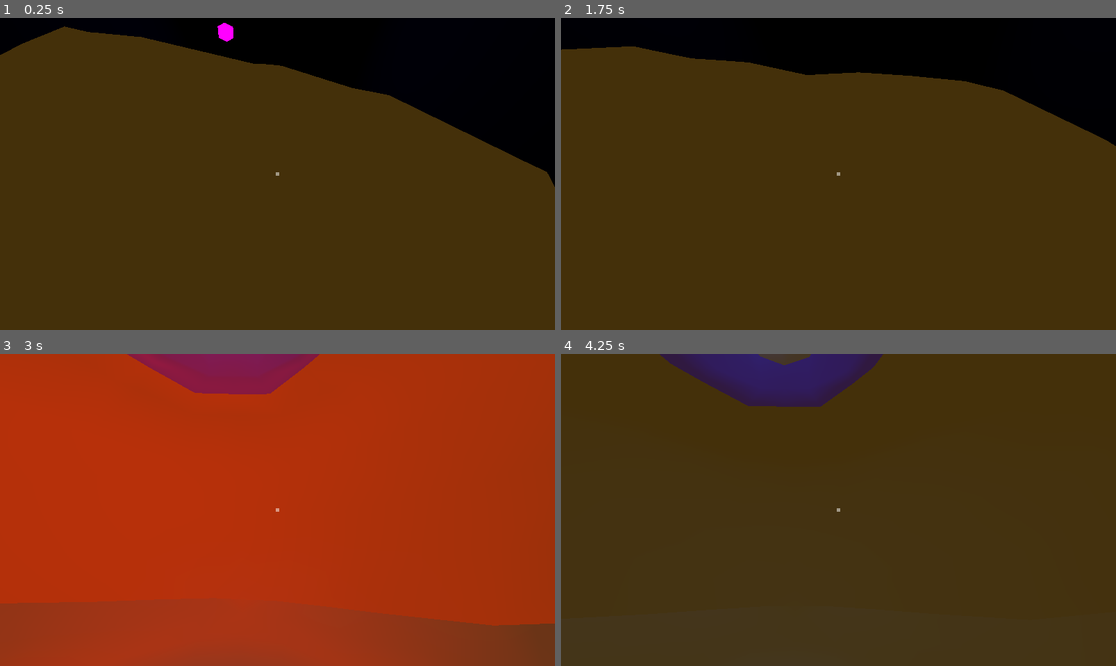
Above: before the commit, frames 1-4 (two rows, left to right).
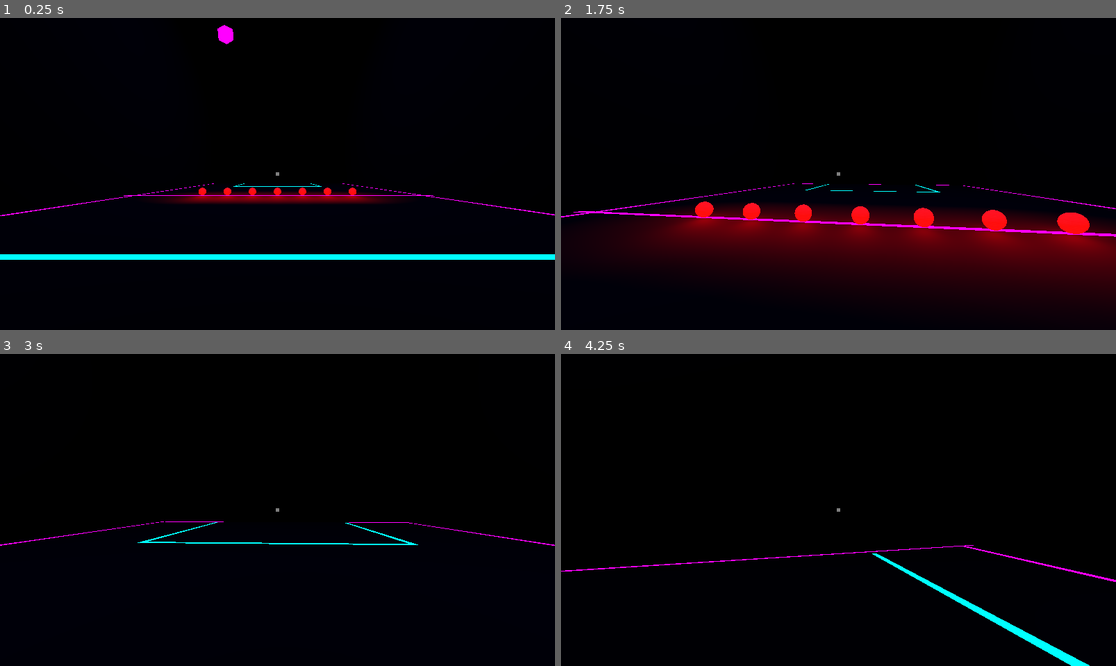
Above: after the commit, the same moments.

Repository: 548778-stack/dodge-ultimate
Game: Godot game, scene res://level_1.tscn
Two runs of this game, one before a commit and one after it. Both use one fixed random seed, a clock stepped at 60 frames per second and the inputs below.
Inputs (mouse positions are in pixels of both pictures, inside the frame that each line leads up to):
- Up to frame 1 (0.25 s): no input
- Up to frame 2 (1.75 s): move the mouse to (866, 174) at 0.52 s; hold W (move_forward) from 0.53 s (still down); tap Space (jump) at 0.6, 0.77, 1.07, 1.52, 1.55 s; move the mouse to (810, 174) at 1.27 s; click (810, 174) at 1.35 s
- Up to frame 3 (3 s): keep holding W (move_forward); tap Space (jump) at 1.82, 2.1 s; move the mouse to (288, 503) at 2.02 s; move the mouse to (271, 516) at 2.77 s; click (271, 516) at 2.85 s
- Up to frame 4 (4.25 s): keep holding W (move_forward); tap Space (jump) at 3.02, 3.05, 3.32, 3.6, 3.77, 4.07 s; move the mouse to (877, 513) at 3.52 s

The runs differ from the first frame. In frame 1, 80% of the frame differs, in the area x 0-100%, y 1-100%; in frame 2, 81%; in frame 3, 100%, in the area x 0-100%, y 0-100%; in frame 4, 100%.

Commit message:
making character model

Diff:
--- a/Player.tscn
+++ b/Player.tscn
@@ -1,22 +1,18 @@
 [gd_scene format=3 uid="uid://bge0fgpvrh8k"]
 
 [ext_resource type="Script" uid="uid://cqf5h8hfm77rn" path="res://player.gd" id="1_4flbx"]
-[ext_resource type="PackedScene" uid="uid://bkdaw8nfvyut5" path="res://PlayerVisual.tscn" id="2_onrkg"]
 
-[sub_resource type="CapsuleShape3D" id="CapsuleShape3D_sh265"]
-radius = 0.32714844
+[sub_resource type="CapsuleShape3D" id="CapsuleShape3D_4flbx"]
 
 [node name="Player" type="CharacterBody3D" unique_id=1058905890]
 script = ExtResource("1_4flbx")
 
 [node name="CollisionShape3D" type="CollisionShape3D" parent="." unique_id=1527292110]
-shape = SubResource("CapsuleShape3D_sh265")
-
-[node name="PlayerVisual" parent="." unique_id=7794125 instance=ExtResource("2_onrkg")]
-transform = Transform3D(-1, 0, -8.742278e-08, 0, 1, 0, 8.742278e-08, 0, -1, 0, -0.9, 0)
+transform = Transform3D(1, 0, 0, 0, 1, 0, 0, 0, 1, 0, 0.009887695, 0)
+shape = SubResource("CapsuleShape3D_4flbx")
 
 [node name="Camera3D" type="Camera3D" parent="." unique_id=279239437]
-transform = Transform3D(1, 0, 0, 0, 1, 0, 0, 0, 1, 0, 0.5, 0)
+transform = Transform3D(1, 0, 0, 0, 1, 0, 0, 0, 1, 0, 0.75, -0.027763382)
 current = true
 
 [node name="RayCast3D" type="RayCast3D" parent="Camera3D" unique_id=1740002008]
--- /dev/null
+++ b/PlayerCharacter.tscn
@@ -0,0 +1,138 @@
+[gd_scene format=3 uid="uid://bthtl6hw65l0"]
+
+[sub_resource type="CapsuleShape3D" id="CapsuleShape3D_n04vi"]
+
+[sub_resource type="BoxMesh" id="BoxMesh_uf0uw"]
+size = Vector3(0.75, 0.5, 0.45)
+
+[sub_resource type="SphereMesh" id="SphereMesh_dpbyw"]
+radius = 0.15
+height = 0.3
+
+[sub_resource type="CylinderMesh" id="CylinderMesh_ewjwe"]
+top_radius = 0.1
+bottom_radius = 0.1
+height = 0.35
+
+[sub_resource type="CylinderMesh" id="CylinderMesh_n04vi"]
+top_radius = 0.1
+bottom_radius = 0.1
+height = 0.3
+
+[sub_resource type="SphereMesh" id="SphereMesh_uf0uw"]
+radius = 0.1
+height = 0.2
+
+[sub_resource type="CylinderMesh" id="CylinderMesh_uf0uw"]
+top_radius = 0.1
+bottom_radius = 0.1
+height = 0.35
+
+[sub_resource type="CylinderMesh" id="CylinderMesh_dpbyw"]
+top_radius = 0.1
+bottom_radius = 0.1
+height = 0.3
+
+[sub_resource type="SphereMesh" id="SphereMesh_n04vi"]
+radius = 0.1
+height = 0.2
+
+[sub_resource type="BoxMesh" id="BoxMesh_n04vi"]
+size = Vector3(0.6, 0.1, 0.4)
+
+[sub_resource type="CylinderMesh" id="CylinderMesh_jkfty"]
+top_radius = 0.1
+bottom_radius = 0.1
+height = 0.4
+
+[sub_resource type="CylinderMesh" id="CylinderMesh_ew46a"]
+top_radius = 0.1
+bottom_radius = 0.1
+height = 0.35
+
+[sub_resource type="PrismMesh" id="PrismMesh_n04vi"]
+left_to_right = 0.0
+size = Vector3(0.3, 0.1, 0.1)
+
+[sub_resource type="CylinderMesh" id="CylinderMesh_5lgxq"]
+top_radius = 0.1
+bottom_radius = 0.1
+height = 0.4
+
+[sub_resource type="CylinderMesh" id="CylinderMesh_p04tm"]
+top_radius = 0.1
+bottom_radius = 0.1
+height = 0.35
+
+[sub_resource type="PrismMesh" id="PrismMesh_uf0uw"]
+left_to_right = 0.0
+size = Vector3(0.3, 0.1, 0.1)
+
+[node name="PlayerModel" type="RigidBody3D" unique_id=318638382]
+
+[node name="CollisionShape3D" type="CollisionShape3D" parent="." unique_id=1646236699]
+shape = SubResource("CapsuleShape3D_n04vi")
+
+[node name="Visuals" type="Node3D" parent="CollisionShape3D" unique_id=1371610993]
+
+[node name="Torso" type="MeshInstance3D" parent="CollisionShape3D/Visuals" unique_id=126345206]
+transform = Transform3D(1, 0, 0, 0, 1, 0, 0, 0, 1, 0, 0.34253842, 0)
+mesh = SubResource("BoxMesh_uf0uw")
+
+[node name="Head" type="MeshInstance3D" parent="CollisionShape3D/Visuals" unique_id=629543015]
+transform = Transform3D(1, 0, 0, 0, 1, 0, 0, 0, 1, 0, 0.85, 0)
+mesh = SubResource("SphereMesh_dpbyw")
+
+[node name="UpperRightArm" type="MeshInstance3D" parent="CollisionShape3D/Visuals" unique_id=1197171040]
+transform = Transform3D(-0.00059339404, 0.9999999, 0, -0.9999999, -0.00059339404, 0, 0, 0, 1, -0.585, 0.45, 0)
+mesh = SubResource("CylinderMesh_ewjwe")
+
+[node name="LowerRightArm" type="MeshInstance3D" parent="CollisionShape3D/Visuals/UpperRightArm" unique_id=1740085797]
+transform = Transform3D(1.0000012, -5.9604645e-08, 0, 5.9604645e-08, 1.0000012, 0, 0, 0, 1, 0, -0.35, 0)
+mesh = SubResource("CylinderMesh_n04vi")
+
+[node name="RightHand" type="MeshInstance3D" parent="CollisionShape3D/Visuals/UpperRightArm/LowerRightArm" unique_id=2019612114]
+transform = Transform3D(1, -2.9802322e-08, 0, 2.9802322e-08, 1, 0, 0, 0, 1, 0, -0.26, 0)
+mesh = SubResource("SphereMesh_uf0uw")
+
+[node name="UpperLeftArm" type="MeshInstance3D" parent="CollisionShape3D/Visuals" unique_id=1514103032]
+transform = Transform3D(-4.371139e-08, -1, 0, 1, -4.371139e-08, 0, 0, 0, 1, 0.585, 0.45, 0)
+mesh = SubResource("CylinderMesh_uf0uw")
+
+[node name="LowerLeftArm" type="MeshInstance3D" parent="CollisionShape3D/Visuals/UpperLeftArm" unique_id=674134986]
+transform = Transform3D(1, 0, 0, 0, 1, 0, 0, 0, 1, 0, -0.35, 0)
+mesh = SubResource("CylinderMesh_dpbyw")
+
+[node name="LeftHand" type="MeshInstance3D" parent="CollisionShape3D/Visuals/UpperLeftArm/LowerLeftArm" unique_id=683471175]
+transform = Transform3D(1, 0, 0, 0, 1, 0, 0, 0, 1, 0, -0.26, 0)
+mesh = SubResource("SphereMesh_n04vi")
+
+[node name="Hip" type="MeshInstance3D" parent="CollisionShape3D/Visuals" unique_id=752316325]
+transform = Transform3D(1, 0, 0, 0, 1, 0, 0, 0, 1, 0, 0.012309238, 0)
+mesh = SubResource("BoxMesh_n04vi")
+
+[node name="UpperRightLeg" type="MeshInstance3D" parent="CollisionShape3D/Visuals" unique_id=44891646]
+transform = Transform3D(1, 0, 0, 0, 1, 0, 0, 0, 1, -0.225, -0.25, 0)
+mesh = SubResource("CylinderMesh_jkfty")
+
+[node name="LowerRightLeg" type="MeshInstance3D" parent="CollisionShape3D/Visuals/UpperRightLeg" unique_id=831566635]
+transform = Transform3D(1, 0, 0, 0, 1, 0, 0, 0, 1, 0, -0.40407646, 0)
+mesh = SubResource("CylinderMesh_ew46a")
+
+[node name="RightFoot" type="MeshInstance3D" parent="CollisionShape3D/Visuals/UpperRightLeg/LowerRightLeg" unique_id=2066904460]
+transform = Transform3D(-4.371139e-08, 0, -1, 0, 1, 0, 1, 0, -4.371139e-08, 0, -0.25, 0.058)
+mesh = SubResource("PrismMesh_n04vi")
+
+[node name="UpperLeftLeg" type="MeshInstance3D" parent="CollisionShape3D/Visuals" unique_id=1600513954]
+transform = Transform3D(1, 0, 0, 0, 1, 0, 0, 0, 1, 0.225, -0.25, 0)
+mesh = SubResource("CylinderMesh_5lgxq")
+
+[node name="LowerLeftLeg" type="MeshInstance3D" parent="CollisionShape3D/Visuals/UpperLeftLeg" unique_id=984567941]
+transform = Transform3D(1, 0, 0, 0, 1, 0, 0, 0, 1, 0, -0.4, 0)
+mesh = SubResource("CylinderMesh_p04tm")
+
+[node name="LeftFoot" type="MeshInstance3D" parent="CollisionShape3D/Visuals/UpperLeftLeg/LowerLeftLeg" unique_id=1902930871]
+transform = Transform3D(-4.371139e-08, 0, -1, 0, 1, 0, 1, 0, -4.371139e-08, 0, -0.25, 0.058)
+mesh = SubResource("PrismMesh_uf0uw")
+
+[node name="SkeletonPhysics" type="Node3D" parent="." unique_id=810099088]
--- a/PlayerVisual.tscn
+++ /dev/null
@@ -1,63 +0,0 @@
-[gd_scene format=3 uid="uid://bkdaw8nfvyut5"]
-
-[ext_resource type="PackedScene" uid="uid://d4m50e6q53o2r" path="res://UAL1_Standard.glb" id="1_lbwgj"]
-
-[node name="PlayerVisual" unique_id=7794125 instance=ExtResource("1_lbwgj")]
-
-[node name="GeneralSkeleton" parent="Armature" parent_id_path=PackedInt32Array(212884330) index="0" unique_id=491914265]
-bones/1/position = Vector3(0, 0.9167, -0.050100047)
-bones/1/rotation = Quaternion(2.682209e-07, 0, 0, 1)
-bones/3/rotation = Quaternion(-1.4528631e-07, 0, 0, 1)
-bones/4/rotation = Quaternion(-4.4703484e-08, 0, 0, 1)
-bones/5/rotation = Quaternion(2.2351742e-08, 0, 0, 1)
-bones/6/rotation = Quaternion(2.3841858e-07, 0, 0, 1)
-bones/7/rotation = Quaternion(0.5, 0.49999988, 0.5, -0.5000001)
-bones/8/rotation = Quaternion(1.6391276e-07, 1, 4.4703476e-08, -2.9802319e-08)
-bones/9/rotation = Quaternion(-1.1590383e-07, -0.70710695, -1.0536709e-08, 0.7071066)
-bones/10/rotation = Quaternion(-1.8751639e-07, 0.70710707, 1.07511596e-07, 0.7071065)
-bones/11/rotation = Quaternion(3.5762793e-07, -3.725291e-07, 5.960465e-08, 1)
-bones/12/rotation = Quaternion(0, -1.1920929e-07, 5.9604645e-08, 1)
-bones/13/rotation = Quaternion(0, 0, 5.9604645e-08, 1)
-bones/15/rotation = Quaternion(3.1292439e-07, -2.3841858e-07, 5.9604645e-08, 1)
-bones/16/rotation = Quaternion(-2.9802322e-08, -1.1920929e-07, 2.9802322e-08, 1)
-bones/17/rotation = Quaternion(0, -5.960466e-08, -2.980233e-08, 1)
-bones/19/rotation = Quaternion(3.4272674e-07, -2.831221e-07, 2.9802326e-08, 1)
-bones/20/rotation = Quaternion(0, -1.0430813e-07, 5.9604645e-08, 1)
-bones/23/rotation = Quaternion(2.8312203e-07, -4.4703478e-07, 5.9604638e-08, 1)
-bones/24/rotation = Quaternion(2.9802322e-08, -8.940697e-08, 8.940697e-08, 1)
-bones/25/rotation = Quaternion(0, 0, -5.9604645e-08, 1)
-bones/27/rotation = Quaternion(-0.2141867, 0.67388695, 0.21418685, 0.67388755)
-bones/28/rotation = Quaternion(-1.3411045e-07, -5.9604645e-08, -5.9604645e-08, 1)
-bones/29/rotation = Quaternion(1.4901161e-08, 7.4505806e-08, 2.9802322e-08, 1)
-bones/30/scale = Vector3(1.0001454, 1.0004876, 1.0005833)
-bones/31/rotation = Quaternion(0.5, -0.49999988, -0.5, -0.5000001)
-bones/32/rotation = Quaternion(-1.3411044e-07, 1, 7.45058e-08, 2.9802319e-08)
-bones/33/rotation = Quaternion(-1.3697726e-07, 0.707107, -1.0536716e-08, 0.70710665)
-bones/34/rotation = Quaternion(-1.8728218e-07, -0.7071071, -1.07745805e-07, 0.7071064)
-bones/35/rotation = Quaternion(3.8743025e-07, 3.8743025e-07, -8.940698e-08, 1)
-bones/36/rotation = Quaternion(-2.9802322e-08, 1.1920929e-07, -2.9802322e-08, 1)
-bones/37/rotation = Quaternion(0, -1.4901161e-08, -1.4901161e-08, 1)
-bones/38/rotation = Quaternion(4.93601e-08, 1, 1.31505296e-08, -7.2555615e-08)
-bones/39/rotation = Quaternion(4.0233135e-07, 2.2351742e-07, -5.9604645e-08, 1)
-bones/40/rotation = Quaternion(-2.9802322e-08, 1.1920929e-07, -2.9802322e-08, 1)
-bones/41/rotation = Quaternion(1.4901165e-08, 1.4901165e-08, 4.4703494e-08, 1)
-bones/43/rotation = Quaternion(3.8743025e-07, 3.2782557e-07, -8.940698e-08, 1)
-bones/44/rotation = Quaternion(-1.4901161e-08, 1.3411045e-07, -7.4505806e-08, 1)
-bones/45/rotation = Quaternion(1.4901161e-08, 1.4901161e-08, 0, 1)
-bones/46/rotation = Quaternion(-0.03375011, 0.99943036, 7.077092e-09, -1.322724e-07)
-bones/47/rotation = Quaternion(3.874302e-07, 3.2782555e-07, -8.940697e-08, 1)
-bones/48/rotation = Quaternion(-1.4901161e-08, 1.0430813e-07, -2.9802322e-08, 1)
-bones/49/rotation = Quaternion(0, 5.9604645e-08, 0, 1)
-bones/50/rotation = Quaternion(-0.018857837, 0.9998222, -1.5216909e-08, -2.369153e-07)
-bones/51/rotation = Quaternion(-0.21418679, -0.6738869, -0.21418697, 0.6738875)
-bones/52/rotation = Quaternion(1.4901163e-08, 8.940698e-08, -5.960465e-08, 1)
-bones/53/rotation = Quaternion(5.9604638e-08, -2.9802319e-08, -2.9802319e-08, 1)
-bones/54/scale = Vector3(1.0001453, 1.0004876, 1.0005833)
-bones/55/rotation = Quaternion(0, 2.115965e-06, 1, 0)
-bones/56/rotation = Quaternion(4.9513798e-09, 1, -3.8300645e-06, 6.331045e-10)
-bones/57/rotation = Quaternion(3.019401e-09, 0.70710546, -0.7071081, -3.4309913e-09)
-bones/58/rotation = Quaternion(4.4117336e-08, 1, 5.9604645e-08, 1.9473367e-08)
-bones/60/rotation = Quaternion(-6.510936e-11, 2.115965e-06, 1, -9.305792e-09)
-bones/61/rotation = Quaternion(5.2846154e-09, 1, -3.8300645e-06, 2.7046976e-10)
-bones/62/rotation = Quaternion(-3.0232599e-09, 0.70710546, -0.7071081, 3.2290552e-09)
-bones/63/rotation = Quaternion(4.4117336e-08, 1, 5.9604645e-08, 1.9473367e-08)
--- a/level_1.tscn
+++ b/level_1.tscn
@@ -5,7 +5,6 @@
 [ext_resource type="PackedScene" uid="uid://hxmylvmbk4la" path="res://NeonCircleShape.tscn" id="4_ihfcg"]
 [ext_resource type="PackedScene" uid="uid://cihd1td4k5ewq" path="res://NeonSquareShape.tscn" id="4_rka8t"]
 [ext_resource type="PackedScene" uid="uid://p0m17yfj4cct" path="res://NeonTriangleShape.tscn" id="5_rka8t"]
-[ext_resource type="PackedScene" uid="uid://dnnj5fsud56bn" path="res://non_player.tscn" id="6_5hph3"]
 
 [sub_resource type="BoxShape3D" id="BoxShape3D_ilcil"]
 size = Vector3(45, 1, 25)
@@ -250,6 +249,3 @@
 
 [node name="WorldEnvironment" type="WorldEnvironment" parent="." unique_id=533602089]
 environment = SubResource("Environment_ihfcg")
-
-[node name="NonPlayer" parent="." unique_id=2059229597 instance=ExtResource("6_5hph3")]
-transform = Transform3D(1, 0, 0, 0, 1, 0, 0, 0, 1, 7.0464115, 0.6150533, 2.171333)
--- a/player.gd
+++ b/player.gd
@@ -17,7 +17,6 @@
 @onready var camera = $Camera3D
 @onready var interaction_ray = $Camera3D/RayCast3D
 @onready var hold_position = $Camera3D/HoldPosition
-@onready var anim_player: AnimationPlayer = $PlayerVisual/AnimationPlayer
 
 @onready var charge_bar: ProgressBar = $CanvasLayer/ChargeBar
 @onready var crosshair: ColorRect = $CanvasLayer/CenterContainer/Crosshair
@@ -26,7 +25,6 @@
 var color_hover = Color(0, 1, 1, 1)
 
 var held_ball: RigidBody3D = null
-var was_on_floor := is_on_floor()
 
 func _ready() -> void:
 	Input.mouse_mode = Input.MOUSE_MODE_CAPTURED
@@ -57,9 +55,8 @@
 	if not is_on_floor():
 		velocity.y -= gravity * delta
 
-	if Input.is_action_just_pressed("jump") and was_on_floor:
+	if Input.is_action_just_pressed("jump") and is_on_floor():
 		velocity.y = jump_velocity
-		play_animation(&"Jump")
 
 	if is_charging:
 		current_charge += delta
@@ -99,13 +96,6 @@
 			var push_direction = -collision.get_normal()
 			collider.sleeping = false
 			collider.apply_central_impulse(push_direction * push_force)
-
-		if not is_on_floor():
-			play_animation(&"Jump")
-		elif Vector2(velocity.x, velocity.z).length() > 0.1:
-			play_animation(&"Walk")
-		else:
-			play_animation(&"Idle")
 
 func try_pickup_ball() -> void:
 	interaction_ray.force_raycast_update()
@@ -161,8 +151,3 @@
 
 	current_charge = 0.0
 	charge_bar.value = 0.0
-
-func play_animation(anim_name: StringName) -> void:
-	if anim_player.has_animation(anim_name) \
-	and anim_player.current_animation != anim_name:
-		anim_player.play(anim_name)
Binary file removed: UAL1_Standard.glb
Not shown, removed: UAL1_Standard.glb.import
Binary file removed: UAL1_Standard_RM.glb
Not shown, removed: UAL1_Standard_RM.glb.import
Not shown, added: player.tscn2247703506.tmp
Not shown, added: player.tscn2255495599.tmp
Not shown, added: player.tscn2345901601.tmp
